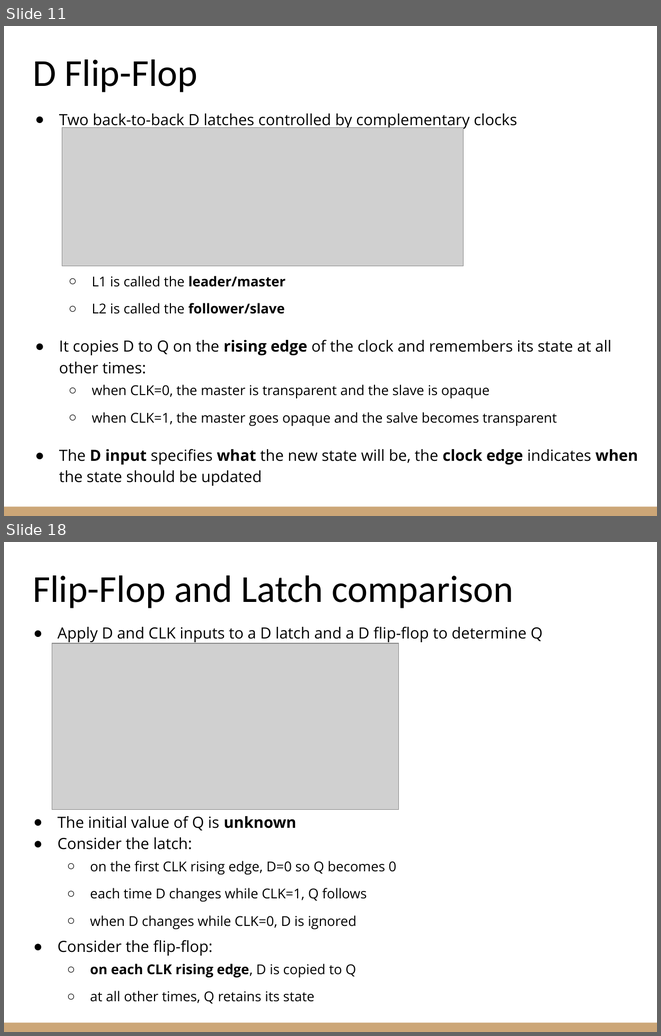
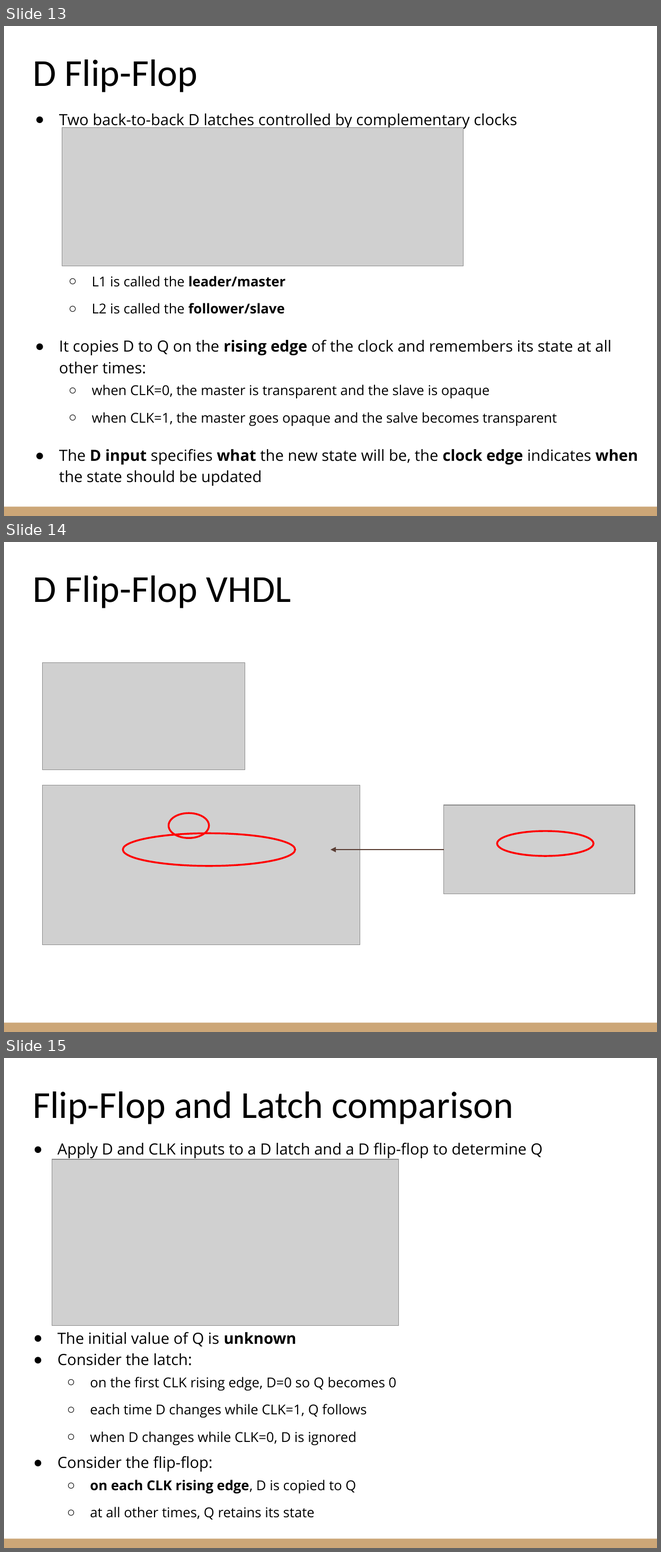
Before and after one commit to riccardoberta/esd, a slide deck: 09 - Sequential Circuits/slides.pptx. Shown one above the other, each under a label of ours: slides 11 and 18 before the commit, slides 13, 14 and 15 after it; the slides between them are not shown. The pictures are 661x1036 and 661x1552 pixels, drawn with LibreOffice and Linux fonts; fonts in the diff are those of the drawing; grey boxes stand for pictures. Boxes give left, top, right and bottom in pixels: in the first picture for what was removed or moved away, otherwise in the second. Text is boxed around its words. In the diff, an @@ line names an element or a change of style, - is before the commit and + after.

```diff
--- a/09 - Sequential Circuits/slides.pptx
+++ b/09 - Sequential Circuits/slides.pptx
@@ slide 14 added at <box>4,542,657,1032</box>, background #FFFFFF; not listed: 1 template element that a slide beside it also shows @@
@@ title added at <box>33,575,291,608</box>, 42 pt, text #000000 @@
+D Flip-Flop VHDL
@@ picture added at <box>43,663,245,770</box> @@
@@ picture added at <box>43,785,360,944</box> @@
@@ picture added at <box>444,805,635,894</box> @@
@@ ellipse added at <box>168,813,209,838</box>, outline #FF0000 2 pt @@
@@ ellipse added at <box>123,833,295,866</box>, outline #FF0000 2 pt @@
@@ ellipse added at <box>497,831,593,855</box>, outline #FF0000 2 pt @@
@@ arrow added from (444, 849) to (330, 849), #5C3E35 0.75 pt @@
@@ what was slide 11 is now slide 13 @@
@@ what was slide 18 is now slide 15 @@
```
Also in this commit, not shown: 8 slides changed, 7 other slides added, 4 slides removed, 36 other files.
